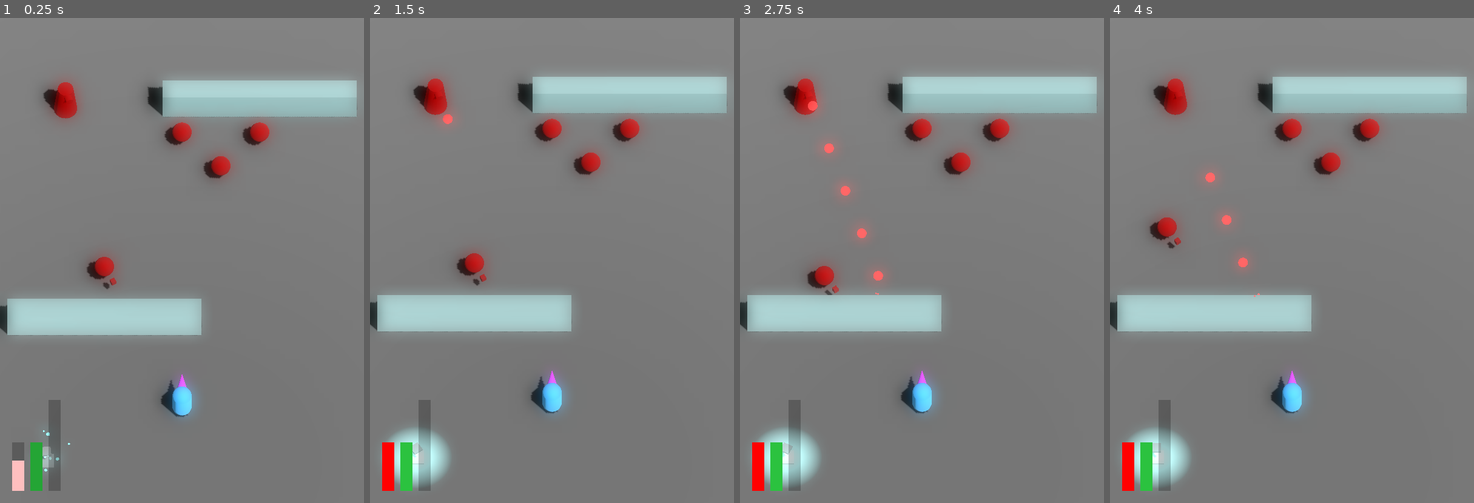
Above: before the commit, frames 1-4 (left to right).
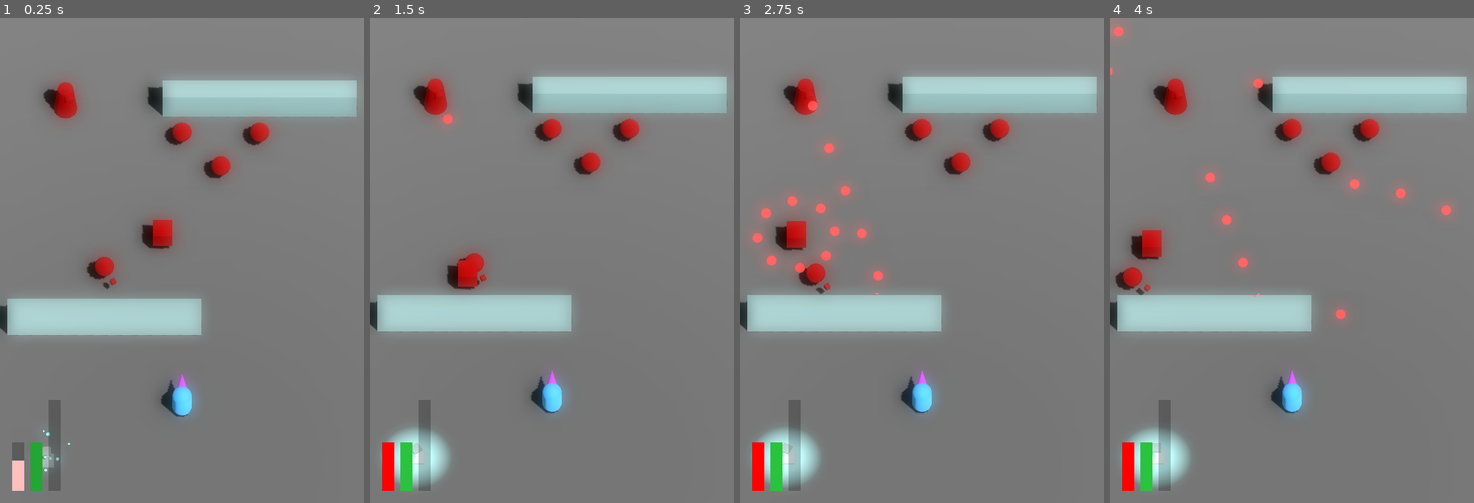
Above: after the commit, the same moments.

Repository: JackEvans24/bullet-absorb
Game: Godot game, scene res://scenes/main.tscn
Two runs of this game, one before a commit and one after it. Both use one fixed random seed, a clock stepped at 60 frames per second and the inputs below.
Inputs:
- Up to frame 1 (0.25 s): no input
- Up to frame 2 (1.5 s): no input
- Up to frame 3 (2.75 s): no input
- Up to frame 4 (4 s): no input

The runs differ from the first frame. In frame 1, 0.5% of the frame differs, in the area x 38-48%, y 41-48%; in frame 2, 0.4%; in frame 3, 1.4%; in frame 4, 1.5%, in the area x 0-95%, y 1-63%.

Commit message:
feat: add burster to main scene

Diff:
--- a/scenes/main.tscn
+++ b/scenes/main.tscn
@@ -10,6 +10,7 @@
 [ext_resource type="Script" path="res://scripts/effects/hit_stop.gd" id="8_dyhou"]
 [ext_resource type="PackedScene" uid="uid://bcjb1jnr0y5mb" path="res://prefabs/power/power_generator.tscn" id="9_cyv5f"]
 [ext_resource type="PackedScene" uid="uid://btfsstt1biti7" path="res://prefabs/enemies/wanderer.tscn" id="10_y1ys0"]
+[ext_resource type="PackedScene" uid="uid://dcmefiejwfjyq" path="res://prefabs/enemies/burster.tscn" id="11_7qml6"]
 
 [sub_resource type="StandardMaterial3D" id="StandardMaterial3D_r1hrq"]
 metallic = 1.0
@@ -109,3 +110,6 @@
 
 [node name="Wanderer" parent="." instance=ExtResource("10_y1ys0")]
 transform = Transform3D(1, 0, 0, 0, 1, 0, 0, 0, 1, -4, 1, -3)
+
+[node name="Burster" parent="." instance=ExtResource("11_7qml6")]
+transform = Transform3D(1, 0, 0, 0, 1, 0, 0, 0, 1, -1, 1, -5)
Not shown: 1 places in scenes/main.tscn that only renumber resources
